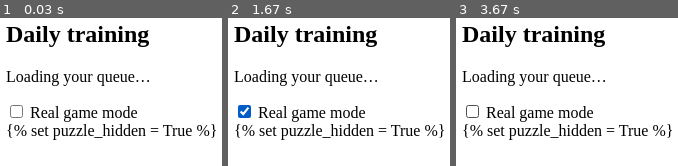
Above: before the commit, frames 1-3 (left to right).
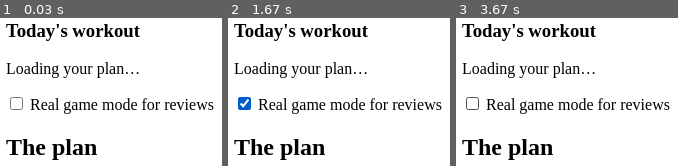
Above: after the commit, the same moments.

Repository: TomParkin1/chess-review
Game: browser game, page chessreview/templates/train.html
The game is run twice, just before and just after one commit, with the same random seed, the same clock (stepped at 60 frames per second) and the same inputs.
Inputs (mouse positions are in pixels of both pictures, inside the frame that each line leads up to; where the layout moved, square brackets give the same spot in the first picture):
- Up to frame 1 (0.03 s): no input
- Up to frame 2 (1.67 s): hold S 1.03-1.3 s; click (245, 103) [245, 111] at 1.27 s; hold A from 1.35 s (still down); tap X at 1.52 s
- Up to frame 3 (3.67 s): release A at 1.92 s; hold A 1.97-2.4 s; click (473, 103) [473, 111] at 2.02 s; tap N at 2.27 s; hold S 2.45-2.78 s; click (473, 103) [473, 111] at 2.77 s; hold S 2.83-3.1 s; tap Enter at 3.02 s; hold A from 3.15 s (still down); click (473, 103) [473, 111] at 3.52 s

The runs differ from the first frame. In frame 1, 17% of the frame differs, in the area x 2-98%, y 4-96%; in frame 2, 18%; in frame 3, 17%.

Commit message:
v3 milestone 2: Today workout and progress report
The Train page becomes Today: a daily plan of review, real-game, focus (my #1
weakness) and opening blocks, frozen per day. New Progress page compares my last
25 games with the 25 before at my current level, with rolling charts, mistake
types and weekly training; a summary line on Home.

Co-Authored-By: Claude Opus 5.5 <noreply@anthropic.com>

Diff:
--- a/chessreview/static/index.js
+++ b/chessreview/static/index.js
@@ -172,12 +172,15 @@
 }
 
 async function loadTraining() {
-  const s = await api('/api/train/stats');
-  const todo = s.due + s.new;
-  document.getElementById('train-cta-title').textContent = todo ? `${todo} puzzles today` : 'Training done for today';
+  const [s, today] = await Promise.all([api('/api/train/stats'), api('/api/today')]);
+  const plan = today.plan;
+  const left = plan.total - plan.finished;
+  document.getElementById('train-cta-title').textContent = plan.complete || !plan.total
+    ? "Today's workout: done ✓" : `Today's workout: ${left} position${left === 1 ? '' : 's'}`;
   document.getElementById('train-cta-sub').textContent =
     `🔥 ${s.streak}-day streak · ${s.mastered} mastered · ${s.learning} learning`;
-  document.getElementById('train-cta-btn').className = todo ? 'btn primary' : 'btn';
+  document.getElementById('train-cta-btn').className = left && !plan.complete ? 'btn primary' : 'btn';
+  document.getElementById('train-cta-btn').textContent = plan.finished && !plan.complete ? 'Continue' : 'Open';
   const session = s.session;
   const card = document.getElementById('session-card');
   card.hidden = !session.open;
@@ -198,8 +201,15 @@
   if (!card.hidden) renderWeaknesses(document.getElementById('weaknesses'), d.weaknesses, '100');
 }
 
+async function loadProgress() {
+  const p = await api('/api/progress/report');
+  document.getElementById('progress-card').hidden = !p.games;
+  document.getElementById('progress-summary').textContent = p.summary;
+}
+
 loadGames();
 loadSyncStatus();
+loadProgress();
 loadTraining();
 loadWeaknesses();
 pollProgress();
--- a/chessreview/static/openings.js
+++ b/chessreview/static/openings.js
@@ -327,4 +327,5 @@
 });
 
 loadOverview();
-loadNode();
+if (location.hash === '#drill') showTab('drill');   // from Today's "Opening lines" block
+else loadNode();
--- /dev/null
+++ b/chessreview/static/progress.js
@@ -0,0 +1,61 @@
+// Progress: my last N games vs the N before (chessreview/progress.py), rolling charts,
+// mistake types and weekly training.
+import { lineChart } from './charts.js';
+import { api, el } from './common.js';
+
+const $ = id => document.getElementById(id);
+const FORMATS = {
+  1: v => v.toFixed(1),
+  0: v => String(Math.round(v)),
+  '%': v => `${Math.round(v)}%`,
+};
+
+function tile(h) {
+  const fmt = FORMATS[h.format];
+  const value = h.current == null ? '–' : fmt(h.current);
+  let delta = '';
+  if (h.baseline != null && h.current != null) {
+    const arrow = h.current > h.baseline ? '▲' : h.current < h.baseline ? '▼' : '=';
+    delta = el('div', { class: `delta ${h.better === true ? 'good' : h.better === false ? 'bad' : ''}` },
+               `${arrow} was ${fmt(h.baseline)}`);
+  }
+  return el('div', { class: 'stat' }, el('div', { class: 'value' }, value), el('div', { class: 'label' }, h.label), delta);
+}
+
+function chart(id, r, key, opts = {}) {
+  lineChart($(id), {
+    labels: r.labels.map(d => `${r.window} games up to ${d}`),
+    series: [{ name: opts.name || key, values: r.series[key], color: 'var(--series-you)', line: true }],
+    ...opts,
+  });
+}
+
+async function load() {
+  const r = await api('/api/progress/report');
+  $('summary').textContent = r.summary;
+  $('progress-scope').textContent = r.baseline
+    ? `Your last ${r.window} games compared with the ${r.window} before, measured at your current level` +
+      (r.rating_now ? ` (rating ${r.rating_now}).` : '.')
+    : `Your last ${r.current.games} games. A comparison appears after ${r.window + 10} analysed games.`;
+  $('tiles').replaceChildren(...r.headline.map(tile));
+  document.querySelectorAll('.rolling-note').forEach(n => { n.textContent = `rolling ${r.window}-game average`; });
+  $('winning-note').textContent = `games where you were +${r.winning_cp / 100} or better`;
+
+  chart('chart-blunders', r, 'blunders', { name: 'Blunders per game', yFormat: v => v.toFixed(1) });
+  chart('chart-threats', r, 'threats_missed', { name: 'Threats missed per game', yFormat: v => v.toFixed(1) });
+  chart('chart-conversion', r, 'conversion', { name: 'Won from winning positions', yDomain: [0, 100], yFormat: v => `${Math.round(v)}%` });
+  chart('chart-accuracy', r, 'accuracy', { name: 'Accuracy', yFormat: v => `${Math.round(v)}%` });
+
+  const per = v => (v == null ? '–' : v.toFixed(2));
+  $('kinds').tBodies[0].replaceChildren(...r.kinds.map(k => el('tr', {},
+    el('td', {}, k.label), el('td', {}, per(k.baseline)), el('td', {}, per(k.current)),
+    el('td', { class: k.change == null ? '' : k.change < -0.005 ? 'good' : k.change > 0.005 ? 'bad' : '' },
+       k.change == null ? '–' : `${k.change > 0 ? '+' : ''}${k.change.toFixed(2)}`))));
+
+  const pct = v => (v == null ? '–' : `${Math.round(v)}%`);
+  $('training').tBodies[0].replaceChildren(...(r.training.length ? r.training.map(w => el('tr', {},
+    el('td', {}, w.from), el('td', {}, w.days), el('td', {}, w.attempts), el('td', {}, pct(w.solve_rate)),
+    el('td', {}, pct(w.threat_rate)))) : [el('tr', {}, el('td', { colspan: 5, class: 'muted' }, 'No training yet.'))]));
+}
+
+load();
--- a/chessreview/static/style.css
+++ b/chessreview/static/style.css
@@ -476,3 +476,18 @@
 .reveal { background: var(--panel-2); border-left: 4px solid var(--panel-3); border-radius: 6px; padding: 10px 12px; margin-bottom: 12px; color: var(--text-2); }
 .reveal strong { color: var(--text); }
 .mode-toggle { display: inline-flex; align-items: center; gap: 8px; color: var(--text-2); font-size: 14px; cursor: pointer; }
+
+/* Today: the workout plan */
+.blocks { list-style: none; margin: 0; padding: 0; display: grid; gap: 8px; }
+.block-row { display: grid; grid-template-columns: 40px 1fr auto auto; align-items: center; gap: 14px; background: var(--panel-2); border-radius: 8px; padding: 12px 14px; }
+.block-row.done { opacity: .65; }
+.block-row.done .block-icon { color: var(--green); font-weight: 900; }
+.block-icon { font-size: 22px; text-align: center; }
+.block-text strong { font-size: 16px; }
+.block-count { font-variant-numeric: tabular-nums; white-space: nowrap; }
+
+/* Progress */
+.progress-summary { font-size: 17px; font-weight: 700; }
+.stat .delta { font-size: 13px; font-weight: 700; color: var(--muted); margin-top: 4px; }
+.stat .delta.good, td.good { color: var(--green); }
+.stat .delta.bad, td.bad { color: var(--miss); }
--- a/chessreview/static/train.js
+++ b/chessreview/static/train.js
@@ -1,10 +1,13 @@
-// Train: today's spaced-repetition queue (due mistakes + a few new ones), Chessly style.
-// Puzzles failed during the session come back once more at the end ("again").
+// Today: the daily workout (chessreview/coach.py). A checklist of blocks; each block runs its
+// puzzles in the shared puzzle component. Puzzles failed in a block come back once at its end.
 import { api, el } from './common.js';
 import { createPuzzle } from './puzzle.js';
 import { progressRing } from './widgets.js';
 
 const $ = id => document.getElementById(id);
+const ICONS = { reviews: '🔁', real: '⚔️', focus: '🎯', opening: '📖' };
+let plan = null;
+let block = null;      // the block being played: { id, title, ... }
 let queue = [];
 let index = 0;
 let tally = { solved: 0, failed: 0 };
@@ -23,102 +26,136 @@
   onNext: () => next(),
 });
 
+// ------------------------------------------------------------ real-game toggle (reviews block)
+
+const BLIND_KEY = 'train-blind';
+function blindParam() {
+  try {
+    const v = localStorage.getItem(BLIND_KEY);
+    return v === null ? '' : `?blind=${v}`;
+  } catch { return ''; }
+}
+$('blind-toggle').addEventListener('change', () => {
+  try { localStorage.setItem(BLIND_KEY, $('blind-toggle').checked ? '1' : '0'); } catch { /* unavailable */ }
+});
+
+// ------------------------------------------------------------ the plan
+
+async function loadPlan() {
+  const data = await api('/api/today');
+  plan = data.plan;
+  let pref = null;
+  try { pref = localStorage.getItem(BLIND_KEY); } catch { /* unavailable */ }
+  $('blind-toggle').checked = pref === null ? data.blind : pref === '1';
+
+  const left = plan.total - plan.finished;
+  $('ring').replaceChildren(progressRing(plan.finished, plan.total, plan.complete ? '✓' : `${left}`,
+                                         plan.complete ? 'done' : 'to do'));
+  $('streak').replaceChildren(el('div', { class: 'flame' }, '🔥'), el('div', { class: 'streak-n' }, data.streak),
+                              el('div', { class: 'muted small' }, 'day streak'));
+  const minutes = Math.max(5, Math.round(left * 1.2));
+  $('train-sub').textContent = plan.complete
+    ? "Workout complete. Come back tomorrow; extra practice is always welcome."
+    : plan.total ? `${left} positions left, about ${minutes} minutes. Built from your own games and your current weaknesses.`
+      : 'Nothing to train today. Sync new games or practise anything you like.';
+  $('start-btn').hidden = plan.complete || !plan.total;
+  $('start-btn').textContent = plan.finished ? 'Continue workout' : 'Start workout';
+  $('practice-link').hidden = !plan.complete && plan.total > 0;
+  $('plan-note').replaceChildren(data.session?.open
+    ? el('a', { href: '/session' }, `You also have ${data.session.games} new game(s) to review →`) : '');
+
+  $('blocks').replaceChildren(...plan.blocks.map(renderBlock));
+}
+
+function renderBlock(b) {
+  const status = b.done ? '✓' : ICONS[b.id] || '•';
+  const action = b.id === 'opening'
+    ? el('a', { class: `btn ${b.done ? '' : 'primary'}`, href: '/openings#drill' }, b.done ? 'Drill again' : 'Drill on Openings →')
+    : b.done ? el('span', { class: 'chip solved' }, 'Done')
+      : el('button', { class: 'btn', onclick: () => startBlock(b) }, b.finished ? 'Continue' : 'Start');
+  const count = b.id === 'opening' ? `${b.lines_due} due` : `${b.finished} / ${b.count}`;
+  return el('li', { class: `block-row ${b.done ? 'done' : ''}` },
+    el('span', { class: 'block-icon' }, status),
+    el('div', { class: 'block-text' }, el('strong', {}, b.title), el('div', { class: 'muted small' }, b.subtitle || '')),
+    el('span', { class: 'muted small block-count' }, count),
+    action);
+}
+
+function nextBlock() {
+  return plan.blocks.find(b => !b.done && b.id !== 'opening') || null;
+}
+
+// ------------------------------------------------------------ playing a block
+
+async function startBlock(b) {
+  const data = await api(`/api/today/${b.id}${b.id === 'reviews' ? blindParam() : ''}`);
+  block = data.block;
+  queue = data.items.filter(i => !i.done_today);
+  if (!queue.length) { await loadPlan(); return; }
+  index = 0;
+  tally = { solved: 0, failed: 0 };
+  $('plan-view').hidden = true;
+  $('block-done').hidden = true;
+  $('review').hidden = false;
+  showCurrent();
+}
+
 function updateBar() {
   const total = queue.length;
-  $('counter').textContent = `Puzzle ${Math.min(index + 1, total)} of ${total}`;
+  $('counter').textContent = `${block.title} · ${Math.min(index + 1, total)} of ${total}`;
   $('session-score').textContent = `✓ ${tally.solved} · ✗ ${tally.failed}`;
   const bar = $('session-progress');
   bar.hidden = false;
   bar.firstElementChild.style.width = `${(index / Math.max(total, 1)) * 100}%`;
 }
 
-function next() {
-  index += 1;
-  if (index >= queue.length) return finish();
-  showCurrent();
-}
-
 function showCurrent() {
   const item = queue[index];
   updateBar();
   puzzle.show(item);
-  const tag = item.again ? 'Again' : item.queue === 'new' ? 'New' : 'Review';
-  $('status-chip').hidden = item.mode === 'blind' && !item.again;   // "New"/"Review" would give calm positions away
-  $('status-chip').textContent = tag;
-  $('status-chip').className = `chip ${item.again ? 'failed' : item.queue === 'new' ? '' : 'solved'}`;
+  // "New"/"Review" would give calm positions away in real-game mode; "Again" is fine.
+  $('status-chip').hidden = !item.again && item.mode === 'blind';
+  if (item.again || item.mode !== 'blind') {
+    const tag = item.again ? 'Again' : item.queue === 'new' ? 'New' : item.queue === 'focus' ? 'Focus' : 'Review';
+    $('status-chip').textContent = tag;
+    $('status-chip').className = `chip ${item.again ? 'failed' : ''}`;
+  }
 }
 
-async function finish() {
+function next() {
+  index += 1;
+  if (index >= queue.length) return finishBlock();
+  showCurrent();
+}
+
+async function finishBlock() {
   $('review').hidden = true;
-  const stats = await api('/api/train/stats');
+  await loadPlan();
+  const following = nextBlock();
   const total = tally.solved + tally.failed;
-  const box = $('train-done');
+  const box = $('block-done');
   box.hidden = false;
   box.replaceChildren(
-    el('div', { class: 'celebrate' }, total && tally.failed === 0 ? '🏆' : '🎉'),
-    el('h1', {}, 'Session complete!'),
+    el('div', { class: 'celebrate' }, plan.complete ? '🏆' : '✅'),
+    el('h1', {}, plan.complete ? 'Workout complete!' : `${block.title}: done`),
     el('p', { class: 'muted' }, `${tally.solved} of ${total} solved.` +
-       (tally.failed ? ' The ones you missed come back tomorrow.' : ' Perfect run!')),
-    el('div', { class: 'chips' },
-      el('span', { class: 'chip solved' }, `✓ ${tally.solved} solved`),
-      el('span', { class: 'chip failed' }, `✗ ${tally.failed} to repeat`),
-      el('span', { class: 'chip' }, `🔥 ${stats.streak}-day streak`),
-      el('span', { class: 'chip' }, `★ ${stats.mastered} mastered`)),
+       (tally.failed ? ' The ones you missed come back soon.' : '')),
     el('div', { class: 'actions' },
-      el('a', { class: 'btn primary big', href: '/' }, 'Home'),
-      el('a', { class: 'btn big', href: '/review' }, 'Practice more')),
+      following ? el('button', { class: 'btn primary big', onclick: () => startBlock(following) }, `Next: ${following.title} ▶`) : '',
+      el('button', { class: `btn big ${following ? '' : 'primary'}`, onclick: () => showPlan() }, 'Back to the plan'),
+      plan.complete ? el('a', { class: 'btn big', href: '/progress' }, 'See your progress') : ''),
   );
 }
 
-// Real-game mode (default from config.toml, remembered per browser once changed).
-const BLIND_KEY = 'train-blind';
-function blindPref() {
-  try { return localStorage.getItem(BLIND_KEY); } catch { return null; }
-}
-$('blind-toggle').addEventListener('change', () => {
-  try { localStorage.setItem(BLIND_KEY, $('blind-toggle').checked ? '1' : '0'); } catch { /* unavailable */ }
-  load();
-});
-
-async function load() {
-  const pref = blindPref();
-  const data = await api(`/api/train/queue${pref === null ? '' : `?blind=${pref}`}`);
-  $('blind-toggle').checked = data.blind;
-  const s = data.stats;
-  queue = data.items;
-  const doneToday = s.done_today;
-  const goal = doneToday + queue.length;
-  $('ring').replaceChildren(progressRing(doneToday, goal, queue.length ? `${queue.length}` : '✓',
-                                         queue.length ? 'to do' : 'done'));
-  $('streak').replaceChildren(el('div', { class: 'flame' }, '🔥'), el('div', { class: 'streak-n' }, s.streak),
-                              el('div', { class: 'muted small' }, 'day streak'));
-  $('train-chips').replaceChildren(
-    el('span', { class: 'chip' }, `${s.due} due for review`),
-    el('span', { class: 'chip' }, `${s.new} new`),
-    s.lines_due ? el('a', { class: 'chip failed', href: '/openings' }, `📖 ${s.lines_due} opening positions due →`) : '',
-  );
-  if (queue.length) {
-    $('train-sub').textContent = data.blind
-      ? 'Positions from your games, as you met them: spot the threat, then play your move. Some are mistakes you made, some you got right.'
-      : 'Solve the positions you got wrong. Ones you miss come back sooner; ones you know drift away.';
-    $('start-btn').hidden = false;
-  } else {
-    $('train-sub').textContent = s.session?.open
-      ? 'Nothing due. You have new games waiting: start a new-games session from Home.'
-      : "All done for today. Come back tomorrow, or practise anything you like.";
-    $('practice-link').hidden = false;
-  }
-  $('train-stats').replaceChildren(
-    ...[[s.learning, 'learning'], [s.mastered, 'mastered'], [s.unseen, 'not seen yet'], [doneToday, 'solved today']]
-      .map(([v, label]) => el('div', { class: 'stat' }, el('div', { class: 'value' }, v), el('div', { class: 'label' }, label))));
+function showPlan() {
+  $('block-done').hidden = true;
+  $('review').hidden = true;
+  $('plan-view').hidden = false;
 }
 
 $('start-btn').addEventListener('click', () => {
-  $('train-start').hidden = true;
-  $('train-stats').hidden = true;
-  $('review').hidden = false;
-  index = 0;
-  showCurrent();
+  const b = nextBlock();
+  if (b) startBlock(b);
 });
 
-load();
+loadPlan();
--- a/chessreview/templates/base.html
+++ b/chessreview/templates/base.html
@@ -5,6 +5,7 @@
 {%- elif name == 'review' %}<path d="M12 3a9 9 0 1 0 9 9h-2.2A6.8 6.8 0 1 1 12 5.2zm0 4.2a4.8 4.8 0 1 0 4.8 4.8H12z"/>
 {%- elif name == 'games' %}<path d="M5 4h14v3H5zm0 6.5h14v3H5zM5 17h14v3H5z"/>
 {%- elif name == 'openings' %}<path d="M4 5.5c3-1 5.7-.6 8 1 2.3-1.6 5-2 8-1v13c-3-1-5.7-.6-8 1-2.3-1.6-5-2-8-1z"/>
+{%- elif name == 'progress' %}<path d="M4 18l5-6 4 3 7-9 1.5 1.2-8.2 10.6-4-3-3.8 4.6z"/>
 {%- elif name == 'insights' %}<path d="M5 20V12h3v8zm5.5 0V5h3v15zM16 20v-6h3v6z"/>
 {%- elif name == 'settings' %}<path d="M12 8.5a3.5 3.5 0 1 0 0 7 3.5 3.5 0 0 0 0-7zm8.4 2.3l-1.9-.4a6.7 6.7 0 0 0-.8-1. …(297 unchanged characters)…
 {%- endif %}</svg>
@@ -42,7 +43,7 @@
   <aside class="sidebar">
     <a class="brand" href="/"><span class="brand-mark">♞</span><span class="brand-text">Chess Review</span></a>
     <nav>
-      {% set items = [('/', 'home', 'Home'), ('/train', 'train', 'Train'), ('/review', 'review', 'Practice'), ('/openings', 'openings', 'Openings'), ('/games', 'games', 'Games'), ('/insights', 'insights', 'Insights'), ('/settings', 'settings', 'Settings')] %}
+      {% set items = [('/', 'home', 'Home'), ('/train', 'train', 'Today'), ('/review', 'review', 'Practice'), ('/openings', 'openings', 'Openings'), ('/games', 'games', 'Games'), ('/progress', 'progress', 'Progress'), ('/insights', 'insights', 'Insights'), ('/settings', 'settings', 'Settings')] %}
       {% for href, icon, label in items %}
         {% set active = request.path == href or (href == '/games' and request.path.startswith('/game/')) %}
         <a href="{{ href }}" class="{{ 'active' if active }}" data-section="{{ icon }}">{{ nav_icon(icon) }}<span>{{ label }}</span></a>
--- a/chessreview/templates/index.html
+++ b/chessreview/templates/index.html
@@ -34,12 +34,17 @@
   </a>
   <a class="card cta" id="train-card" href="/train">
     <div class="cta-emoji">⚡</div>
-    <div><h2 id="train-cta-title">Daily training</h2><p class="muted" id="train-cta-sub"></p></div>
+    <div><h2 id="train-cta-title">Today's workout</h2><p class="muted" id="train-cta-sub"></p></div>
     <span class="btn" id="train-cta-btn">Train</span>
   </a>
 </section>
 
 <section class="stats" id="stats"></section>
+
+<section class="card" id="progress-card" hidden>
+  <div class="card-title"><h2>Your progress</h2><a class="btn small" href="/progress">Details →</a></div>
+  <p class="progress-summary" id="progress-summary"></p>
+</section>
 
 <section class="card" id="weakness-card" hidden>
   <div class="card-title"><h2>Your biggest weaknesses</h2>
--- /dev/null
+++ b/chessreview/templates/progress.html
@@ -0,0 +1,48 @@
+{% extends "base.html" %}
+{% block title %}Progress · Chess Review{% endblock %}
+{% block content %}
+<div class="page-head">
+  <div>
+    <h1>Progress</h1>
+    <p class="muted" id="progress-scope">Is your training working?</p>
+  </div>
+</div>
+
+<p class="card progress-summary" id="summary"></p>
+
+<section class="stats" id="tiles"></section>
+
+<div class="insight-grid">
+  <section class="card">
+    <div class="card-title"><h2>Blunders per game</h2><span class="muted small rolling-note"></span></div>
+    <div id="chart-blunders"></div>
+  </section>
+  <section class="card">
+    <div class="card-title"><h2>Threats missed per game</h2><span class="muted small rolling-note"></span></div>
+    <div id="chart-threats"></div>
+  </section>
+  <section class="card">
+    <div class="card-title"><h2>Won from winning positions</h2><span class="muted small" id="winning-note"></span></div>
+    <div id="chart-conversion"></div>
+  </section>
+  <section class="card">
+    <div class="card-title"><h2>Accuracy</h2><span class="muted small rolling-note"></span></div>
+    <div id="chart-accuracy"></div>
+  </section>
+</div>
+
+<section class="card">
+  <div class="card-title"><h2>What changed</h2><span class="muted small">mistakes + blunders per game, by type</span></div>
+  <div class="table-wrap">
+    <table class="games" id="kinds"><thead><tr><th>Type</th><th>Before</th><th>Now</th><th>Change</th></tr></thead><tbody></tbody></table>
+  </div>
+</section>
+
+<section class="card">
+  <div class="card-title"><h2>Training</h2><span class="muted small">per week</span></div>
+  <div class="table-wrap">
+    <table class="games" id="training"><thead><tr><th>Week of</th><th>Days</th><th>Positions</th><th>Solved</th><th>Threats spotted</th></tr></thead><tbody></tbody></table>
+  </div>
+</section>
+{% endblock %}
+{% block scripts %}<script type="module" src="{{ url_for('static', filename='progress.js') }}"></script>{% endblock %}
--- a/chessreview/templates/train.html
+++ b/chessreview/templates/train.html
@@ -1,25 +1,29 @@
 {% extends "base.html" %}
-{% block title %}Train · Chess Review{% endblock %}
+{% block title %}Today · Chess Review{% endblock %}
 {% block content %}
-<section class="card train-hero" id="train-start">
-  <div class="ring-wrap" id="ring"></div>
-  <div class="train-copy">
-    <h1>Daily training</h1>
-    <p class="muted" id="train-sub">Loading your queue…</p>
-    <div class="chips" id="train-chips"></div>
-    <label class="mode-toggle" title="Positions appear as in a real game: nothing says a mistake was made, some are positions you played well, and you name the opponent's threat first">
-      <input type="checkbox" id="blind-toggle"> Real game mode</label>
-    <div class="actions">
-      <button class="btn primary big" id="start-btn" hidden>Start training</button>
-      <a class="btn big" id="practice-link" href="/review" hidden>Practice anything</a>
+<section id="plan-view">
+  <section class="card train-hero" id="train-start">
+    <div class="ring-wrap" id="ring"></div>
+    <div class="train-copy">
+      <h1>Today's workout</h1>
+      <p class="muted" id="train-sub">Loading your plan…</p>
+      <label class="mode-toggle" title="Reviews appear as in a real game: nothing says a mistake was made, and you name the opponent's threat first">
+        <input type="checkbox" id="blind-toggle"> Real game mode for reviews</label>
+      <div class="actions">
+        <button class="btn primary big" id="start-btn" hidden>Start workout</button>
+        <a class="btn big" id="practice-link" href="/review" hidden>Practise more</a>
+      </div>
     </div>
-  </div>
-  <div class="streak" id="streak"></div>
+    <div class="streak" id="streak"></div>
+  </section>
+
+  <section class="card">
+    <div class="card-title"><h2>The plan</h2><span class="muted small" id="plan-note"></span></div>
+    <ol class="blocks" id="blocks"></ol>
+  </section>
 </section>
 
-<section class="stats" id="train-stats"></section>
-
-<section class="card summary-card" id="train-done" hidden></section>
+<section class="card summary-card" id="block-done" hidden></section>
 
 {% set puzzle_hidden = True %}
 {% include "_puzzle.html" %}
Not shown, changed: CLAUDE.md
